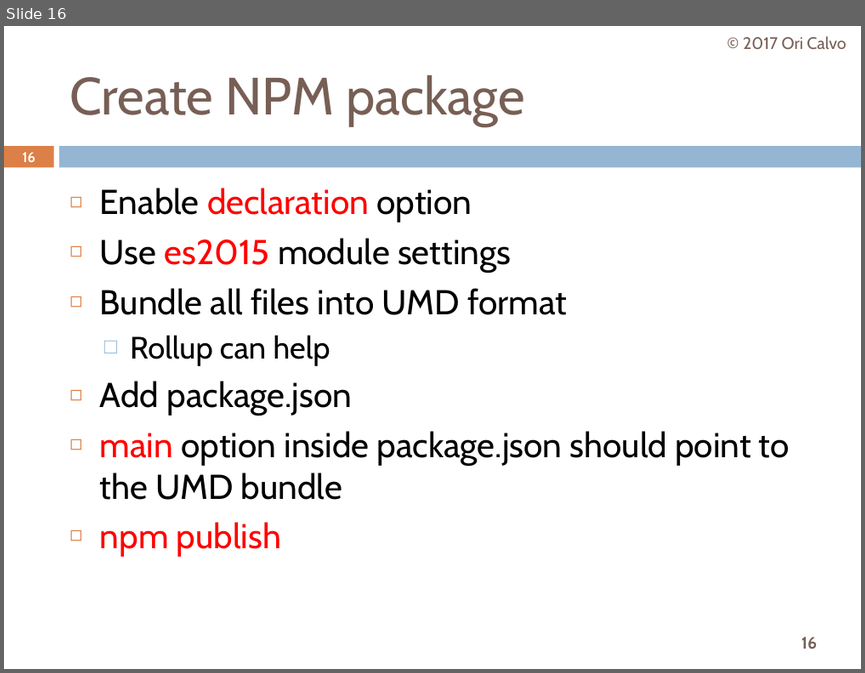
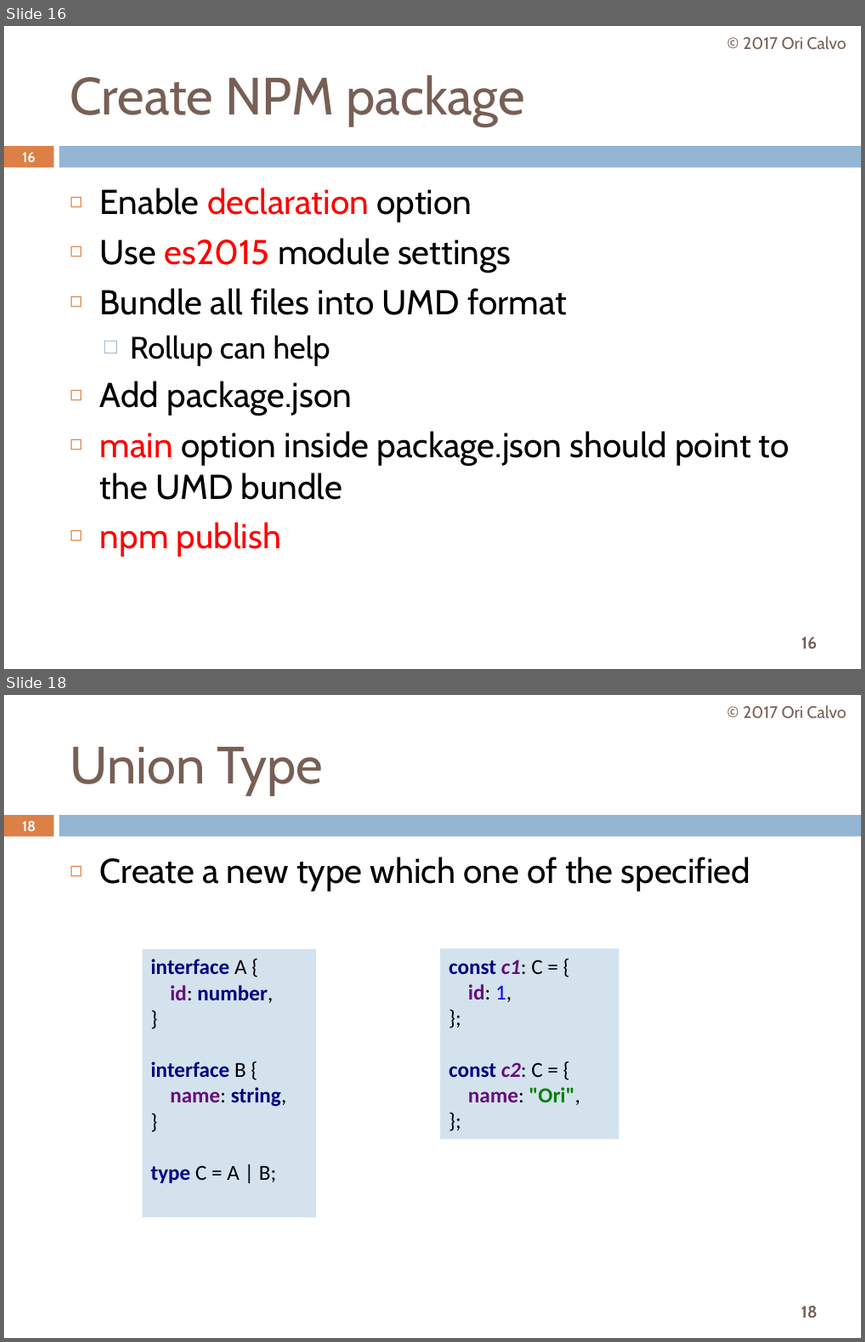
Before and after one commit to oricalvo/meetup-typescript-tips-and-tricks, a slide deck: Typescript Tips & Tricks.pptx. Shown one above the other, each under a label of ours: slide 16 before the commit, slides 16 and 18 after it; the slides between them are not shown. The pictures are 865x673 and 865x1342 pixels, drawn with LibreOffice and Linux fonts; fonts in the diff are those of the drawing; background and template pictures are left out. Boxes give left, top, right and bottom in pixels: in the first picture for what was removed or moved away, otherwise in the second. Text is boxed around its words. In the diff, an @@ line names an element or a change of style, - is before the commit and + after.

```diff
--- a/Typescript Tips & Tricks.pptx
+++ b/Typescript Tips & Tricks.pptx
@@ slide 18 added at [4,695,861,1338], background #FFFFFF; not listed: 3 template elements that a slide beside it also shows @@
@@ text added at [743,705,846,719], 14 pt, text #775F55 @@
+© 2017 Ori Calvo
@@ title added at [69,747,324,795], 44 pt, text #775F55 @@
+Union Type
@@ page number added at [22,821,35,831], 11.9 pt, text #FFFFFF, bold @@
+18
@@ text added at [100,857,751,891], 29 pt, text #000000 @@
+◻ Create a new type which one of the specified
@@ rectangle added at [142,948,316,1217], fill #D4E2ED, 18 pt, text #000080, bold @@
+interface A {
+id: number,
+}
+interface B {
+name: string,
+}
+type C = A | B;
@@ rectangle added at [440,948,619,1139], fill #D4E2ED, 18 pt, text #000000, bold @@
+const c1: C = {
+id: 1,
+};
+const c2: C = {
+name: "Ori",
+};
```
Also in this commit, not shown: 11 other slides added.
